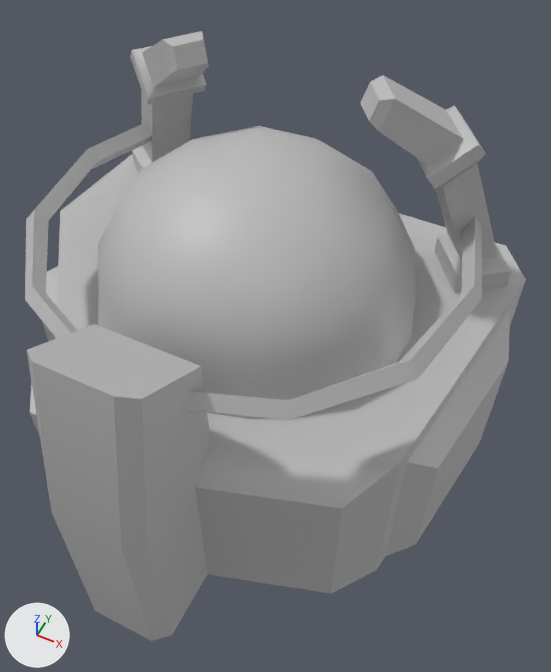
A saved change to the FBX model Flaming Toast/UnityProject/FinalProject/Assets/Meshes/Systems_003_Interior_001_Shield.fbx.
The view is the same before and after, from a 50 mm lens placed at (3.02, 7.33, 2.93), pointed at (2.15, 9.06, 0.77). The axes (+X, +Y, +Z) are drawn at lower left. The lights are the same throughout. Where no turn or scale is listed for an object, it has been applied to the vertices.

Script lines for the objects in view, before the commit:
```python
me_mesh = bpy.data.meshes.new('Mesh')
me_mesh.from_pydata(...)  # 303 vertices, 246 faces; spans x -2.01..-0.03, y 0.08..2.0, z 0.0..1.66
# faces by material slot: [198, 48]
me_mesh.materials.append(mat_material_2)  # grey #bcbcbc
me_mesh.materials.append(mat_material_6)  # grey #bcbcbc
ob_systems_003_interior_001_shield = bpy.data.objects.new('Systems_003_Interior_001_Shield', me_mesh)
ob_systems_003_interior_001_shield.location = (3.0, 8.0, 0.0)
```
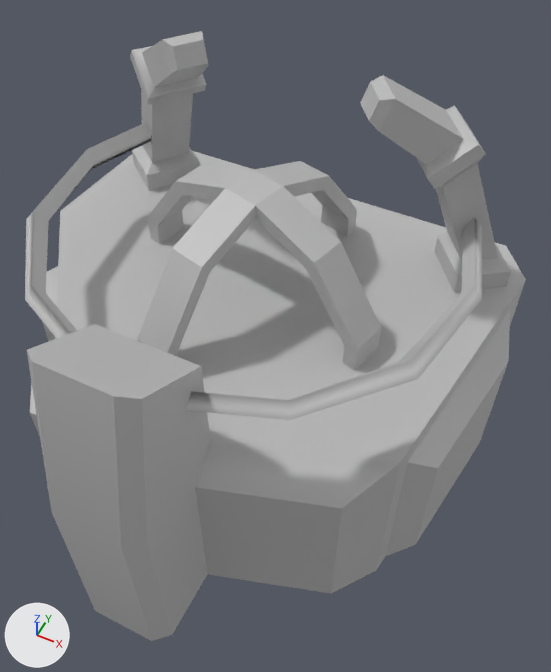
The change, as a diff of the scene's bpy script:
```diff
--- a/Flaming Toast/UnityProject/FinalProject/Assets/Meshes/Systems_003_Interior_001_Shield.fbx.py
+++ b/Flaming Toast/UnityProject/FinalProject/Assets/Meshes/Systems_003_Interior_001_Shield.fbx.py
@@ me_mesh @@
 me_mesh.from_pydata(...)  # 303 vertices, 246 faces; spans x -2.01..-0.03, y 0.08..2.0, z 0.0..1.66
 # used by ob_systems_003_interior_001_shield; location = (3.0, 8.0, 0.0)
+# me_mesh part 1: the loose piece of 57 vertices spanning x -1.65..-0.37, y 0.58..1.86, z 0.78..1.41 is deleted
 me_mesh.materials.append(mat_material_2)
-me_mesh.materials.append(mat_material_6)  # grey #bcbcbc
```

What differs and where, as boxes [x1, y1, x2, y2] in the pictures (551 x 672 px):
part 1 of me_mesh, deleted
    before: [98, 126, 416, 419]
